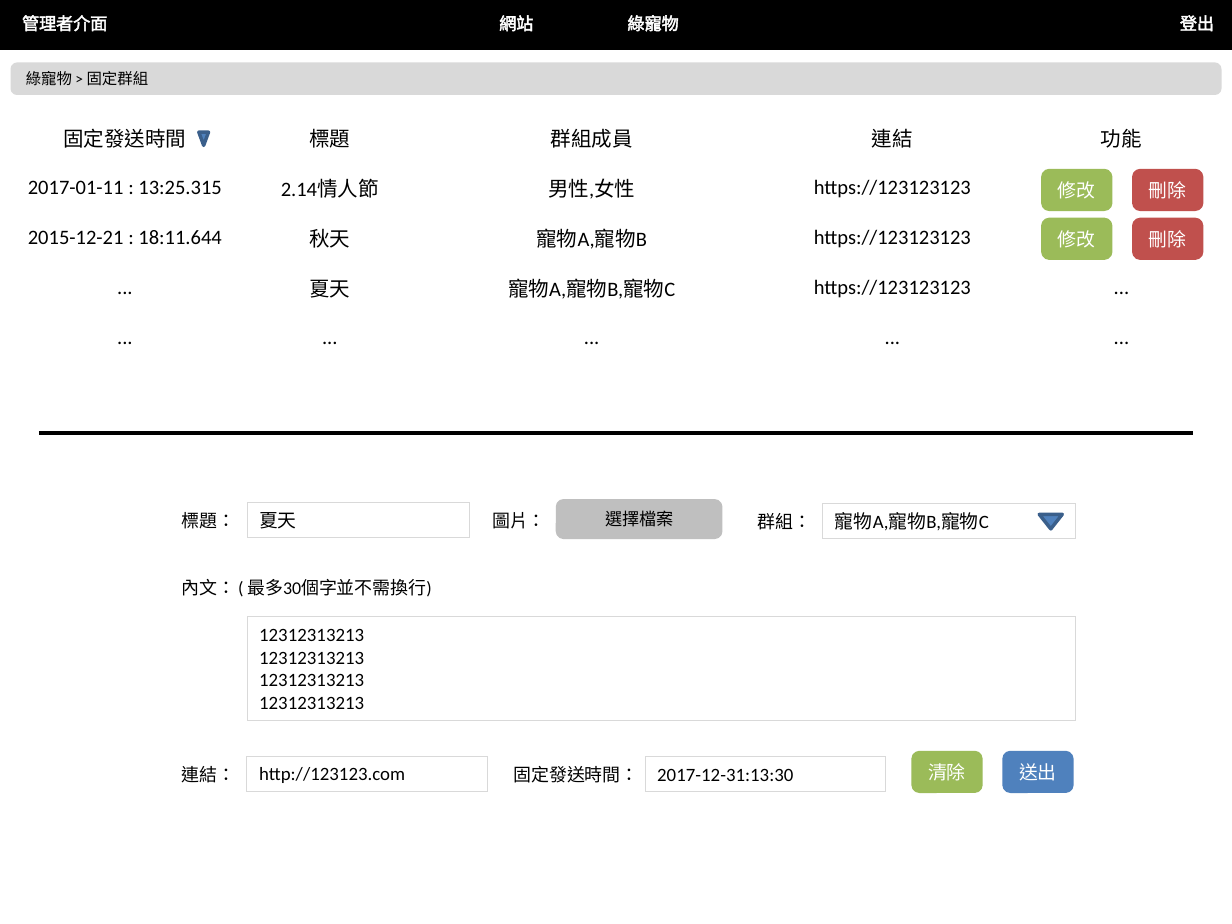
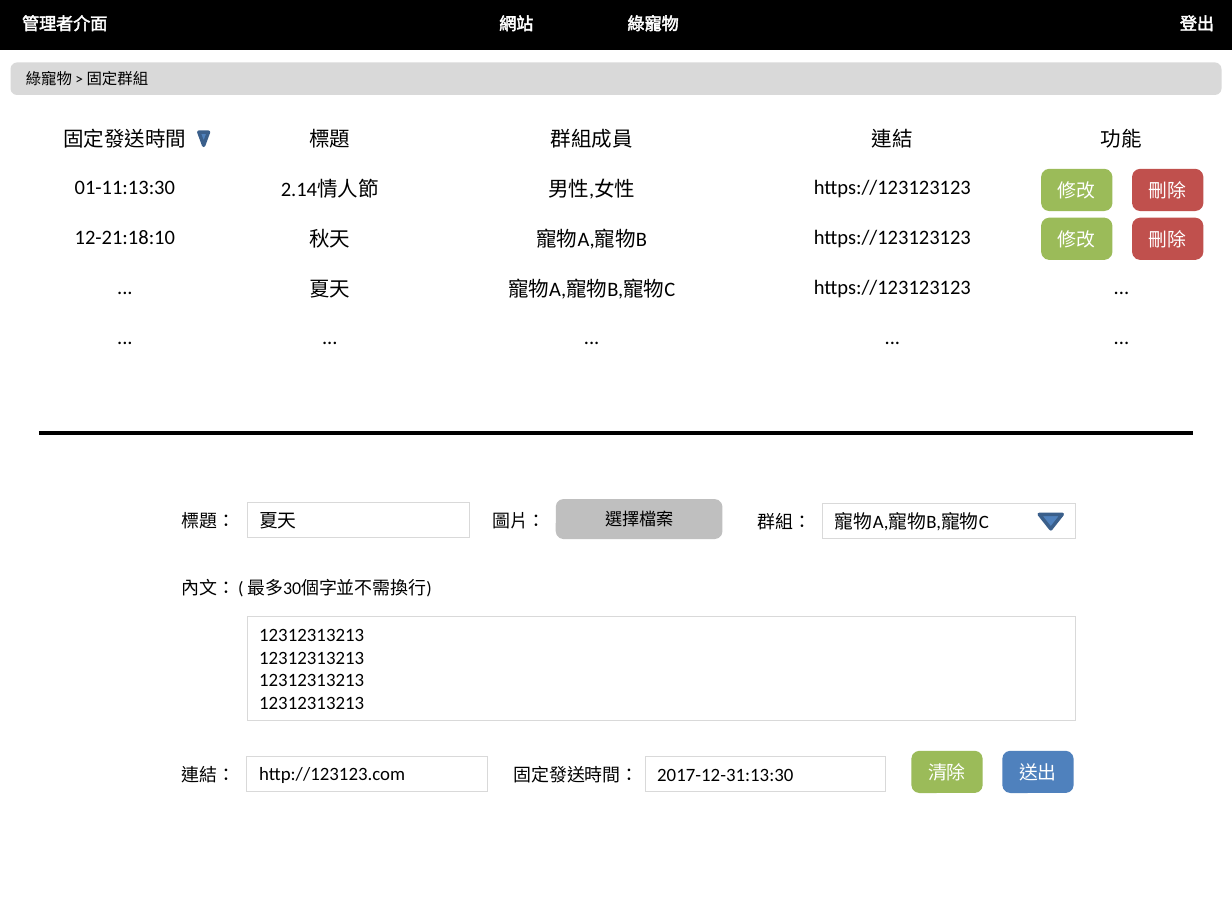
Before and after one commit to nexstar/XMind, a slide deck: slide 34 of 最終後台版型.pptx (slide 30 before the commit). Drawn at 1232x924 pixels with LibreOffice and Linux fonts; fonts in the diff are those of the drawing. Boxes give left, top, right and bottom in pixels: in the first picture for what was removed or moved away, otherwise in the second. Text is boxed around its words. In the diff, an @@ line names an element or a change of style, - is before the commit and + after.

```diff
--- a/最終後台版型.pptx
+++ b/最終後台版型.pptx
@@ table at [12,113,1221,363] @@
-row 2, column 1: 2017-01-11 : 13:25.315
+row 2, column 1: 01-11:13:30
-row 3, column 1: 2015-12-21 : 18:11.644
+row 3, column 1: 12-21:18:10
```
Also in this commit, not shown: 4 other slides changed, 4 slides added.
